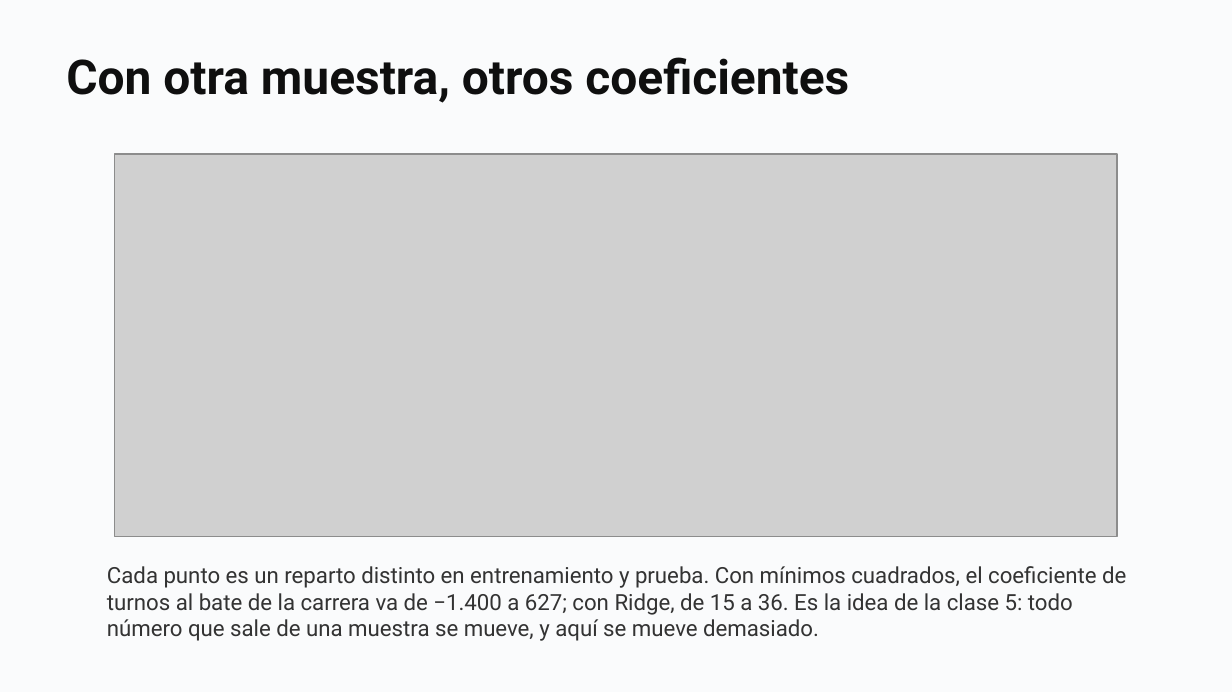
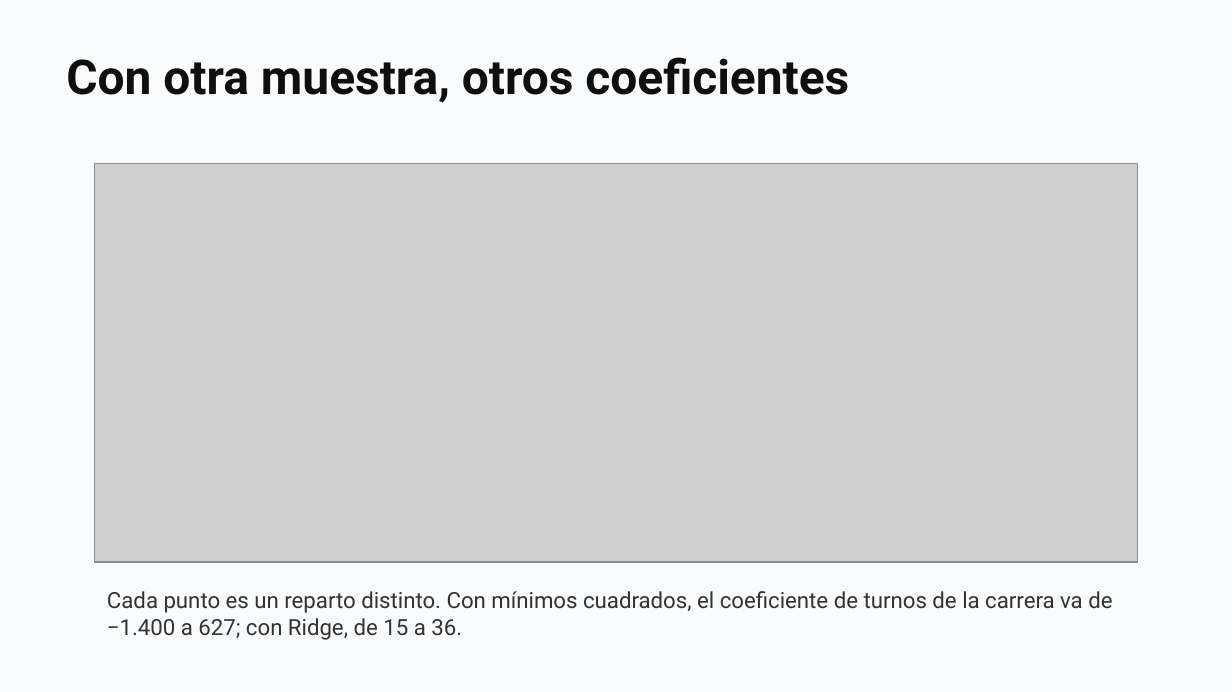
Before and after one commit to daniopitz/diplomado-cdd, a slide deck: slide 36 of presentaciones/clase07_evaluar_regularizar.pptx (slide 28 before the commit). Drawn at 1232x692 pixels with LibreOffice and Linux fonts; fonts in the diff are those of the drawing; grey boxes stand for pictures. Boxes give left, top, right and bottom in pixels: in the first picture for what was removed or moved away, otherwise in the second. Text is boxed around its words. In the diff, an @@ line names an element or a change of style, - is before the commit and + after.

```diff
--- a/presentaciones/clase07_evaluar_regularizar.pptx
+++ b/presentaciones/clase07_evaluar_regularizar.pptx
@@ picture: place and size @@
-picture at (115, 154, 1116, 537)
+picture at (94, 164, 1137, 563)
@@ text at (107, 591, 1112, 640): text changed @@
-Cada punto es un reparto distinto en entrenamiento y prueba. Con mínimos cuadrados, el coeficiente de turnos al bate de la carrera va de −1.400 a 627; con Ridge, de 15 a 36. Es la idea de la clase 5: todo número que sale de una muestra se mueve, y aquí se mueve demasiado.
+Cada punto es un reparto distinto. Con mínimos cuadrados, el coeficiente de turnos de la carrera va de −1.400 a 627; con Ridge, de 15 a 36.
```
Also in this commit, not shown: 14 other slides changed, 16 slides added, 1 slide removed, 2 other files.
